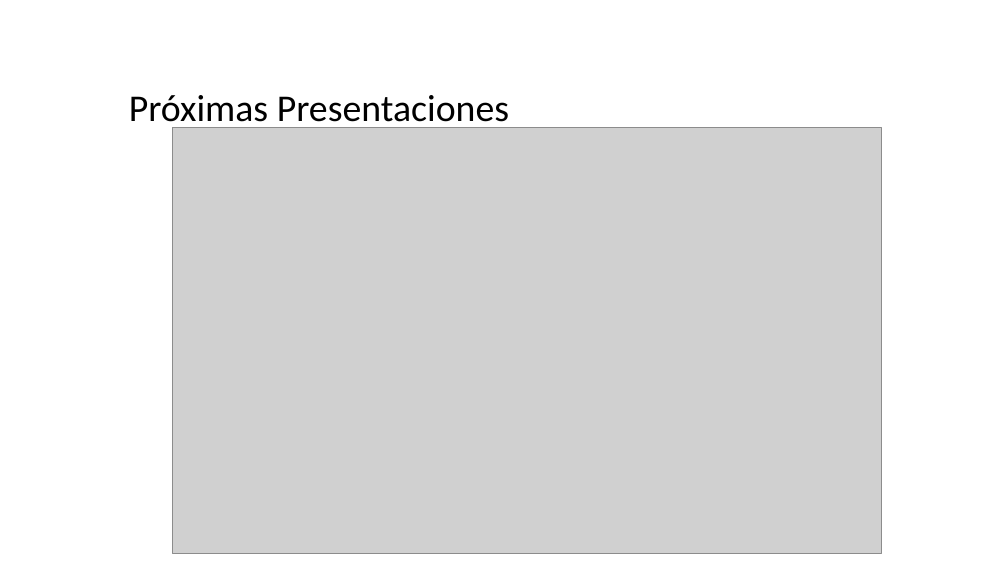
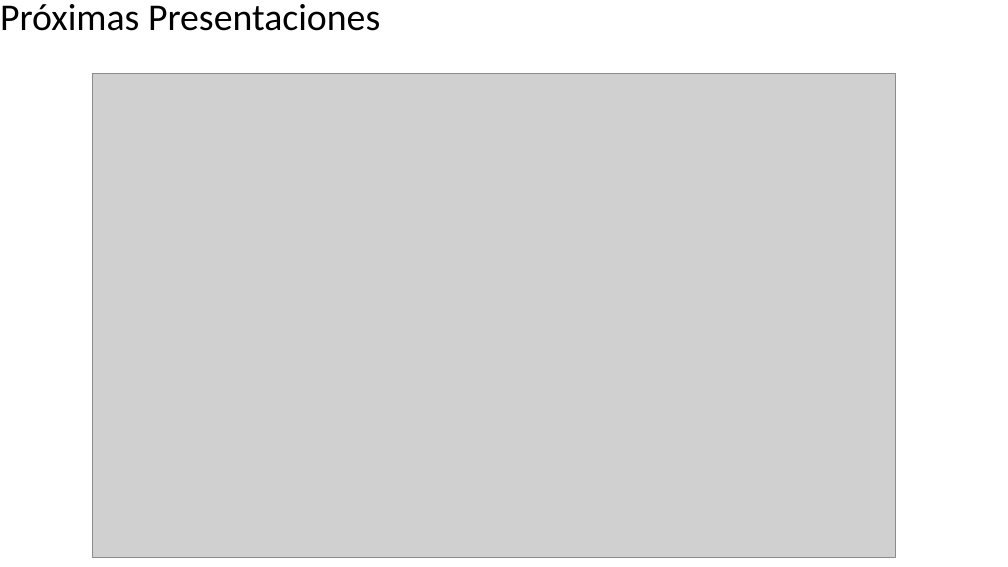
Before and after one commit to danielfm123/sqlsaturday2018, a slide deck: slide 13 of presentacion.pptx. Drawn at 1008x567 pixels with LibreOffice and Linux fonts; fonts in the diff are those of the drawing; grey boxes stand for pictures; background and template pictures are left out. Boxes give left, top, right and bottom in pixels: in the first picture for what was removed or moved away, otherwise in the second. Text is boxed around its words. In the diff, an @@ line names an element or a change of style, - is before the commit and + after.

Commit message:
presentación V2

```diff
--- a/presentacion.pptx
+++ b/presentacion.pptx
@@ text "Próximas Presentaciones" rewrapped from [129,95,509,131] to [0,4,380,31] @@
@@ picture: place and size @@
-picture at [172,127,881,554]
+picture at [92,74,896,557]
```
Also in this commit, not shown: 1 other file.
